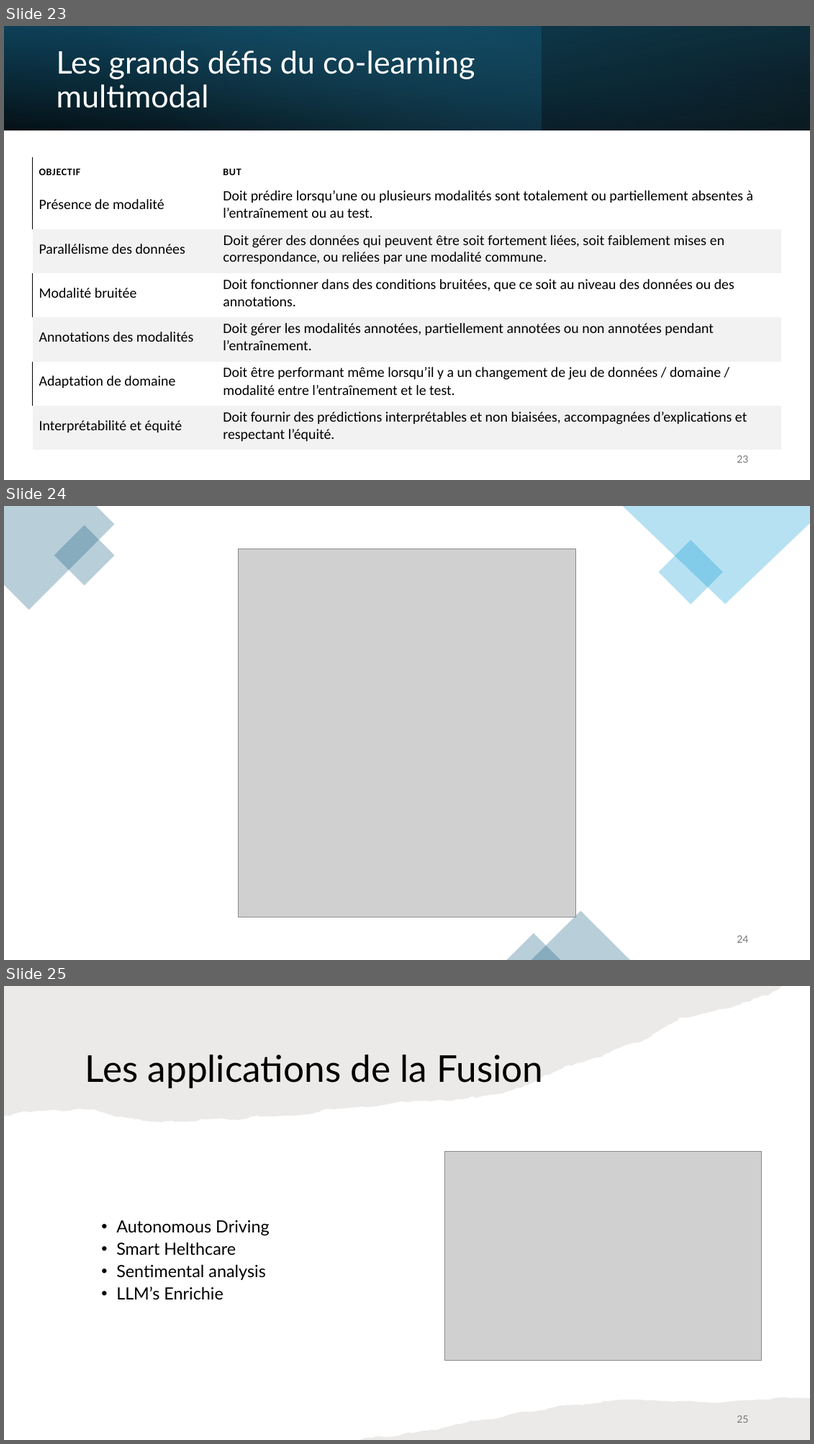
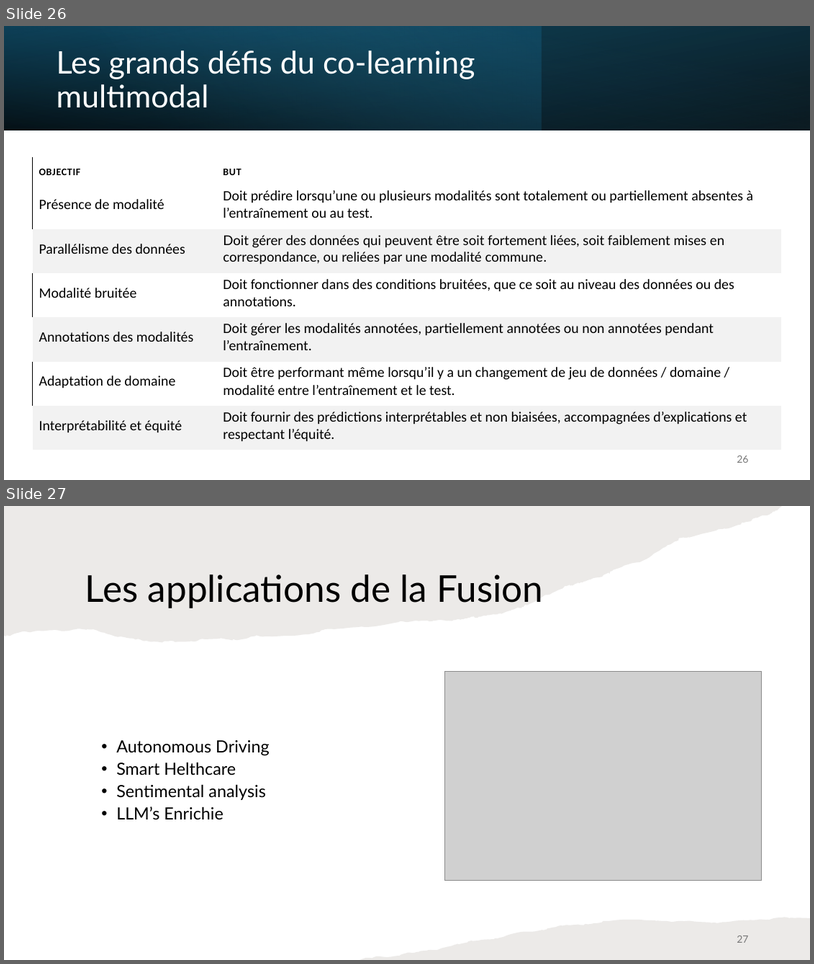
Before and after one commit to IzowRM/Stage-Cetic, a slide deck: Doc Slide/Presentation_du_27_01.pptx. Shown one above the other, each under a label of ours: slides 23, 24 and 25 before the commit, slides 26 and 27 after it. The pictures are 814x1444 and 814x964 pixels, drawn with LibreOffice and Linux fonts; fonts in the diff are those of the drawing; grey boxes stand for pictures. Boxes give left, top, right and bottom in pixels: in the first picture for what was removed or moved away, otherwise in the second. Text is boxed around its words. In the diff, an @@ line names an element or a change of style, - is before the commit and + after.

```diff
--- a/Doc Slide/Presentation_du_27_01.pptx
+++ b/Doc Slide/Presentation_du_27_01.pptx
@@ slide 24 removed at <box>4,506,810,960</box>, background #FFFFFF @@
@@ freeform shape removed at <box>4,506,115,610</box> @@
@@ rectangle removed at <box>54,525,115,586</box> @@
@@ freeform shape removed at <box>623,506,810,604</box> @@
@@ picture removed at <box>238,548,576,917</box> @@
@@ rectangle removed at <box>658,540,723,605</box> @@
@@ triangle removed at <box>532,911,630,960</box> @@
@@ triangle removed at <box>507,933,561,960</box> @@
@@ page number removed at <box>737,935,748,942</box> @@
-24
@@ what was slide 23 is now slide 26 @@
@@ page number at <box>737,455,748,462</box>: text changed @@
-23
+26
@@ what was slide 25 is now slide 27 @@
@@ page number at <box>737,935,748,942</box>: text changed @@
-25
+27
```
Also in this commit, not shown: 10 slides changed, 8 slides added, 5 other slides removed, 3 other files.
